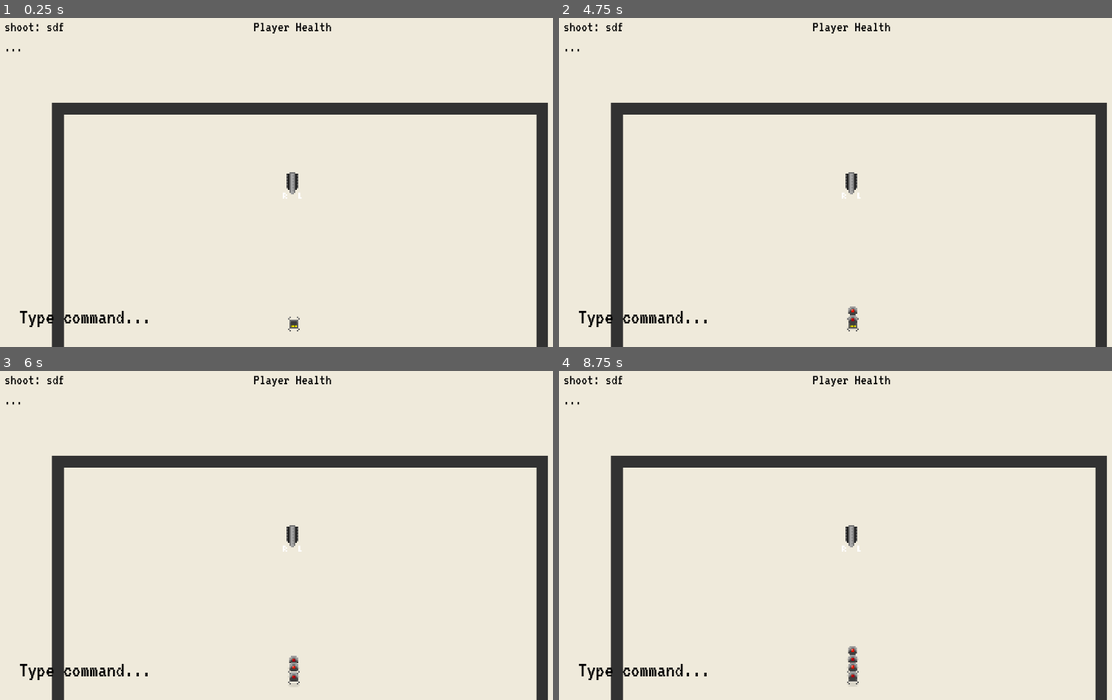
Above: before the commit, frames 1-4 (two rows, left to right).
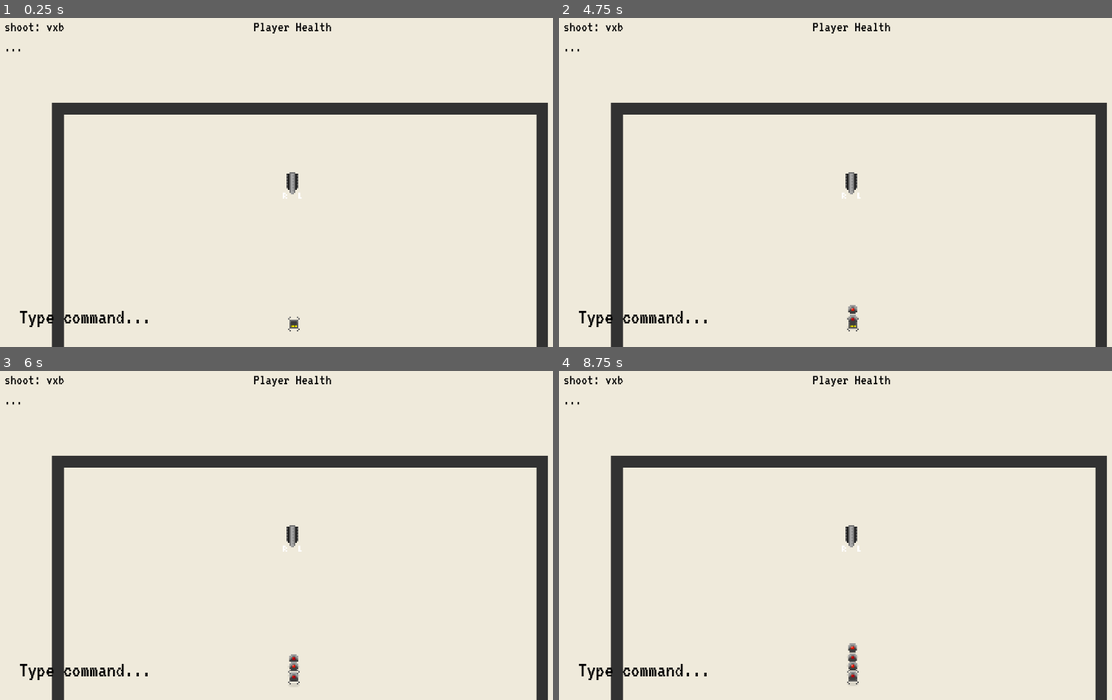
Above: after the commit, the same moments.

Repository: Anudin/LD41
Game: Godot game, scene res://Main.tscn
The game is run twice, just before and just after one commit, with the same random seed, the same clock (stepped at 60 frames per second) and the same inputs.
Inputs:
- Up to frame 1 (0.25 s): no input
- Up to frame 2 (4.75 s): tap Enter at 0.5, 0.6, 2, 2.85, 3.5 s; tap Space at 0.77, 1.25, 1.52, 2.75, 3.02, 3.77, 4.52 s; tap Backspace at 1.35, 3.6 s; tap Delete at 2.1, 4.35 s
- Up to frame 3 (6 s): tap Space at 5 s; tap Enter at 5.1 s; tap Backspace at 5.85 s
- Up to frame 4 (8.75 s): tap Space at 6.02, 6.77, 7.52 s; tap Delete at 6.6 s; tap Enter at 7.35 s; tap Backspace at 8.1 s

The runs differ from the first frame. In frame 1, less than 0.1% of the frame differs, in the area x 8-12%, y 1-5%; in frame 2, less than 0.1%; in frame 3, 0.1%; in frame 4, 0.2%, in the area x 8-54%, y 1-95%.

Commit message:
Load progression values from level

Diff:
--- a/AI/AttackPlayer.gd
+++ b/AI/AttackPlayer.gd
@@ -2,8 +2,6 @@
 
 onready var Player = $"/root/Main/Player"
 onready var Parent = get_parent()
-
-const SLOWMOTION_FACTOR = 0.3
 
 var last_position = Vector2(0,0)
 var speed = 30
@@ -16,7 +14,7 @@
 	var modifiers = 1
 
 	if Player.velocity == Vector2(0,0):
-		modifiers *= SLOWMOTION_FACTOR
+		modifiers *= $"/root/Main/Level".SLOWMOTION_MODIFIER
 
 	Parent.position += (Player.position - Parent.position).normalized() * speed * delta * modifiers
 
--- a/Levels/Level1.tscn
+++ b/Levels/Level1.tscn
@@ -4,11 +4,11 @@
 [ext_resource path="res://environment/Wall.tscn" type="PackedScene" id=2]
 [ext_resource path="res://Spawns/Spawn.tscn" type="PackedScene" id=3]
 
-[node name="Level" type="Node2D"]
+[node name="Level" type="Node2D" index="0"]
 
 script = ExtResource( 1 )
 LAUNCH_CODE_LENGTH = 3
-SLOWMOTION_MODIFIER = 0.3
+SLOWMOTION_MODIFIER = 0.33
 
 [node name="Obstacles" type="Node2D" parent="." index="0"]
 
--- a/Main.gd
+++ b/Main.gd
@@ -15,7 +15,7 @@
 	randomize()
 
 	_on_queue_updated([])
-	update_temp_commands_display()
+	update_temp_commands("sdf")
 
 func _process(delta):
 	pass
@@ -44,7 +44,7 @@
 	var key = ""
 
 	while(key == "" or TEMP_COMMANDS.has(key)):
-		for i in range(3):
+		for i in range($Level.LAUNCH_CODE_LENGTH):
 			key += char(randi()%26 + "a".ord_at(0))
 
 	TEMP_COMMANDS[key] = action
